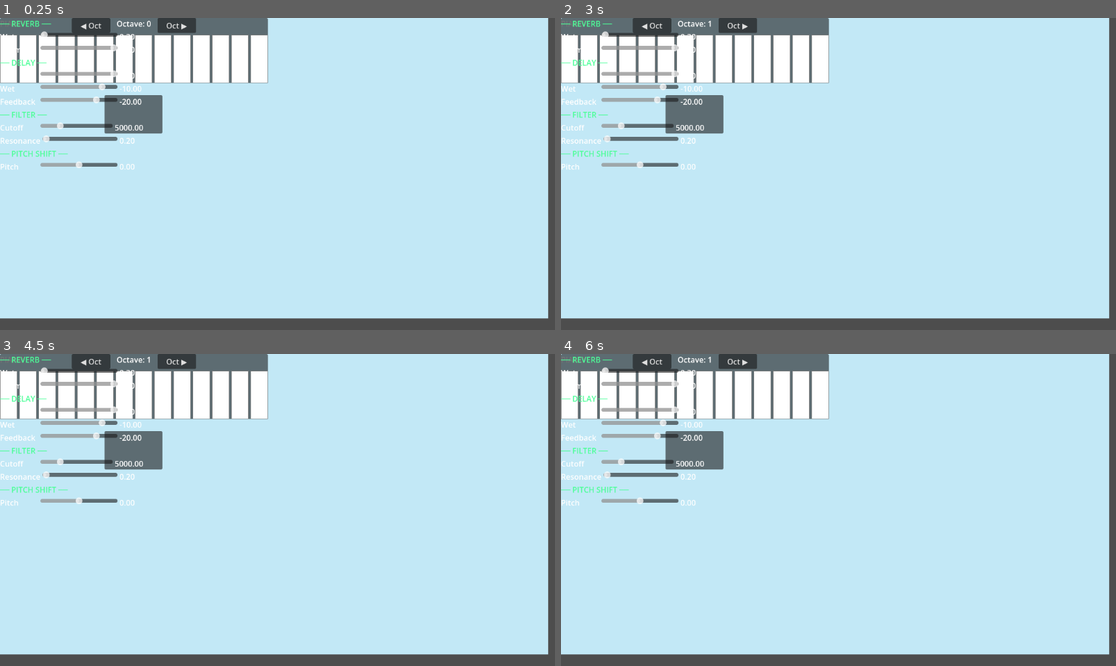
Above: before the commit, frames 1-4 (two rows, left to right).
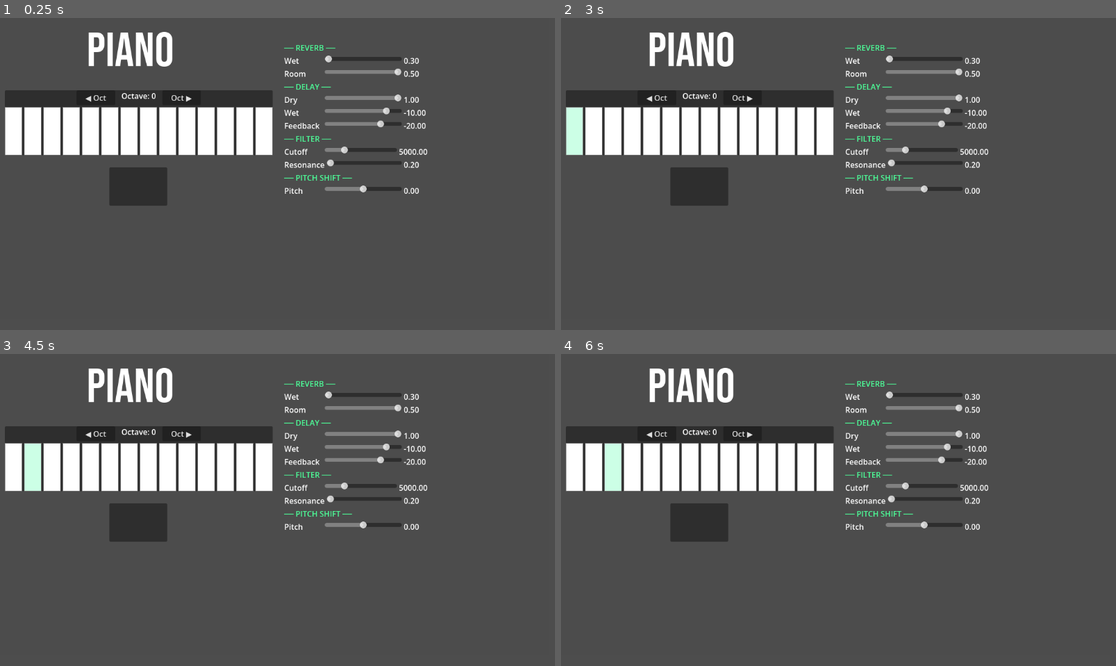
Above: after the commit, the same moments.

Repository: LucaBourke7/Creative-Coding-CA
Game: Godot game, scene res://main.tscn
The game is run twice, just before and just after one commit, with the same random seed, the same clock (stepped at 60 frames per second) and the same inputs.
Inputs (mouse positions are in pixels of both pictures, inside the frame that each line leads up to):
- Up to frame 1 (0.25 s): no input
- Up to frame 2 (3 s): click "◀ Oct" at 0.5 s; click "Oct ▶" at 1.25 s; click (572, 58) at 2.02 s; click (572, 130) at 2.77 s
- Up to frame 3 (4.5 s): click (27, 394) at 3.52 s; click (33, 466) at 4.27 s
- Up to frame 4 (6 s): click (610, 394) at 5.02 s; click (610, 466) at 5.77 s

The runs differ from the first frame. In frame 1, 94% of the frame differs, in the area x 0-99%, y 0-97%; in frame 2, 94%; in frame 3, 94%; in frame 4, 94%.

Commit message:
UI Changes

Diff:
--- a/main.tscn
+++ b/main.tscn
@@ -3,6 +3,7 @@
 [ext_resource type="Script" uid="uid://berlu2ggeu1rj" path="res://main.gd" id="1_ig7tw"]
 [ext_resource type="Script" uid="uid://bf03pqopr4pcu" path="res://instrument.gd" id="2_0xm2m"]
 [ext_resource type="Script" uid="uid://u6nkx2tmxgc3" path="res://controller.gd" id="3_h2yge"]
+[ext_resource type="FontFile" uid="uid://gie7hdliltt2" path="res://BebasNeue-Regular.ttf" id="3_lquwl"]
 [ext_resource type="Script" uid="uid://d0kqs8u6nx6px" path="res://fx_rack.gd" id="4_1bvp3"]
 
 [node name="Main" type="Node2D" unique_id=255669325]
@@ -11,16 +12,21 @@
 [node name="Background" type="ColorRect" parent="." unique_id=898749654]
 offset_right = 1138.0
 offset_bottom = 624.0
-color = Color(0.7618501, 0.908355, 0.96299404, 1)
+color = Color(0, 0, 0, 0.003921569)
 
 [node name="Instrument" type="Node2D" parent="." unique_id=1814646349]
+position = Vector2(10, 10)
 script = ExtResource("2_0xm2m")
 
 [node name="Label" type="Label" parent="Instrument" unique_id=1949274392]
-offset_right = 40.0
-offset_bottom = 23.0
+offset_left = 170.0
+offset_right = 210.0
+offset_bottom = 120.0
+theme_override_fonts/font = ExtResource("3_lquwl")
+theme_override_font_sizes/font_size = 100
 
 [node name="Controller" type="Node2D" parent="." unique_id=1934553471]
+position = Vector2(10, 150)
 script = ExtResource("3_h2yge")
 
 [node name="ModeTabs" type="TabContainer" parent="Controller" unique_id=1584930329]
@@ -40,6 +46,7 @@
 offset_bottom = 23.0
 
 [node name="FXRack" type="Node2D" parent="." unique_id=1472988469]
+position = Vector2(590, 50)
 script = ExtResource("4_1bvp3")
 
 [node name="Container" type="VBoxContainer" parent="FXRack" unique_id=1394115559]
--- a/project.godot
+++ b/project.godot
@@ -15,6 +15,10 @@
 config/features=PackedStringArray("4.6", "Forward Plus")
 config/icon="res://icon.svg"
 
+[audio]
+
+buses/default_bus_layout="uid://dfvki28o5f1p2"
+
 [physics]
 
 3d/physics_engine="Jolt Physics"
Binary file added: BebasNeue-Regular.ttf
Not shown, added: BebasNeue-Regular.ttf.import
